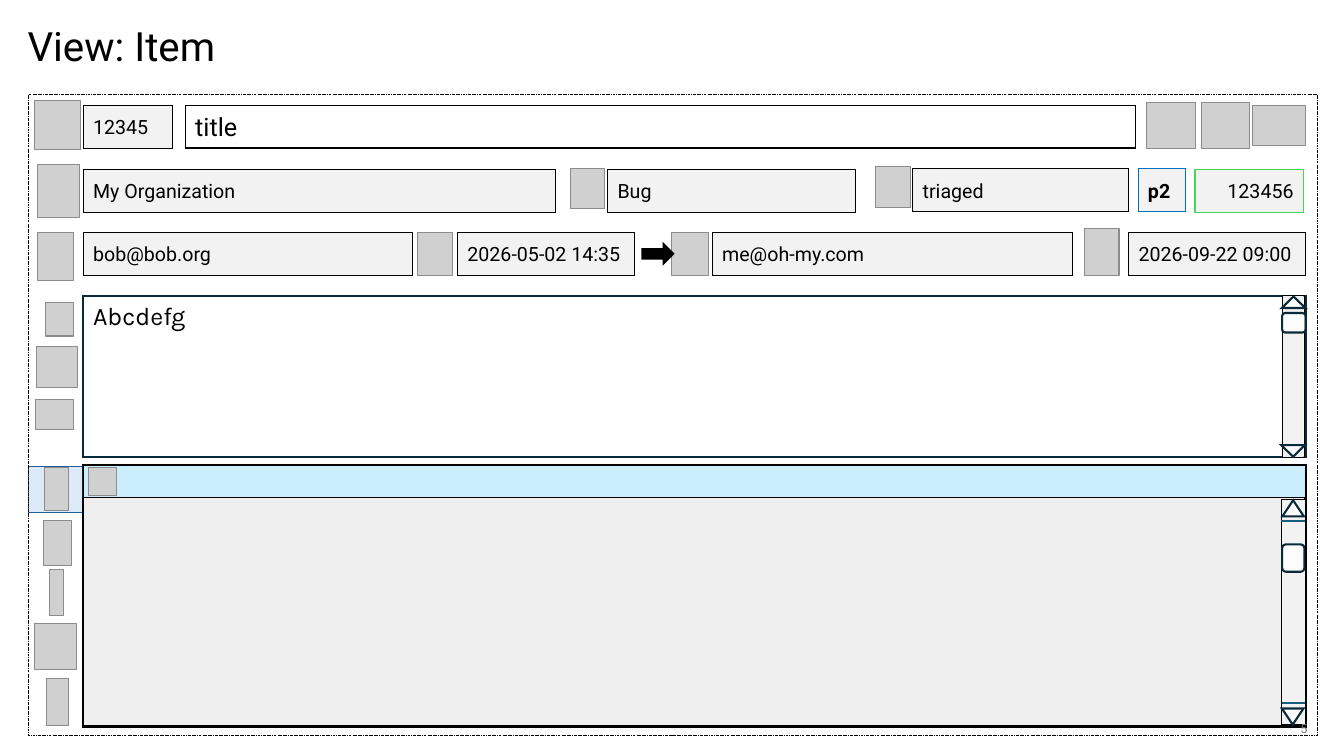
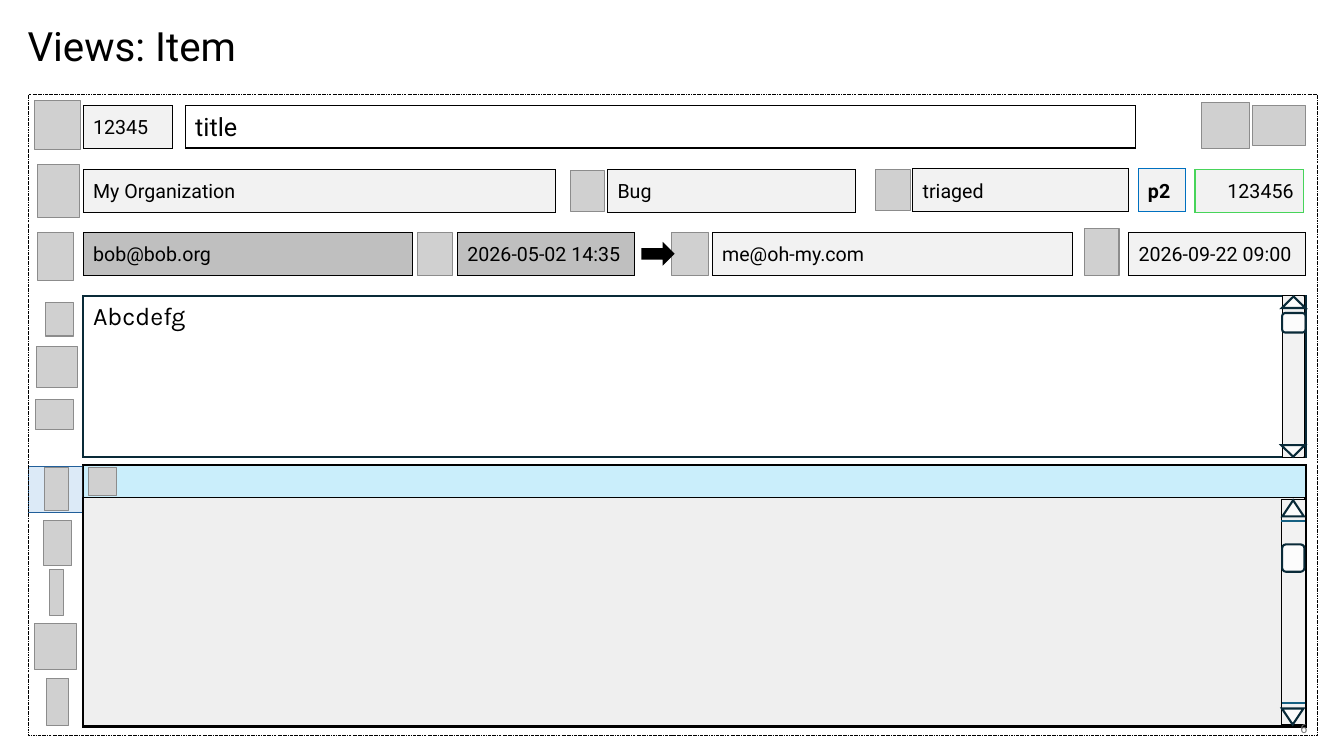
Before and after one commit to BlitzkriegSoftware/item_organizer, a slide deck: slide 6 of docs/ui-design.pptx (slide 5 before the commit). Drawn at 1344x756 pixels with LibreOffice and Linux fonts; fonts in the diff are those of the drawing; grey boxes stand for pictures; background and template pictures are left out. Boxes give left, top, right and bottom in pixels: in the first picture for what was removed or moved away, otherwise in the second. Text is boxed around its words. In the diff, an @@ line names an element or a change of style, - is before the commit and + after.

```diff
--- a/docs/ui-design.pptx
+++ b/docs/ui-design.pptx
@@ title at (28, 32, 236, 62): text changed @@
-View: Item
+Views: Item
@@ picture removed at (1146, 103, 1196, 148) @@
@@ rectangle "bob@bob.org" at (83, 233, 411, 275): fill #F2F2F2 to #BFBFBF @@
@@ rectangle "2026-05-02 14:35" at (458, 233, 634, 275): fill #F2F2F2 to #BFBFBF @@
```
Also in this commit, not shown: 10 other slides changed, 13 slides added, 1 slide removed, 11 other files.
